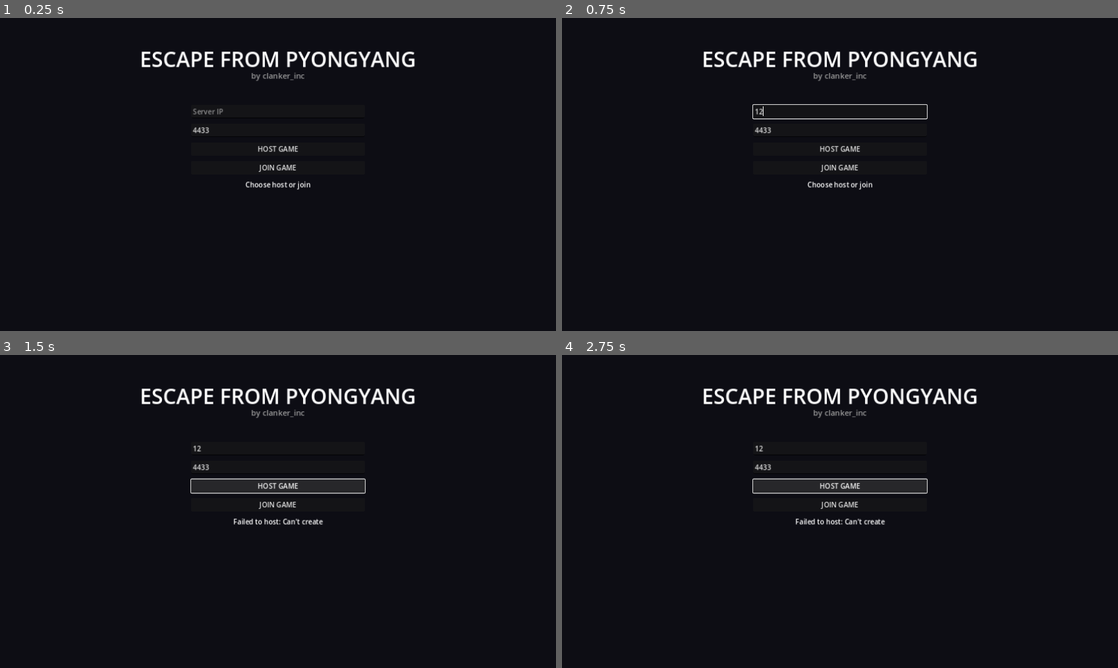
Above: before the commit, frames 1-4 (two rows, left to right).
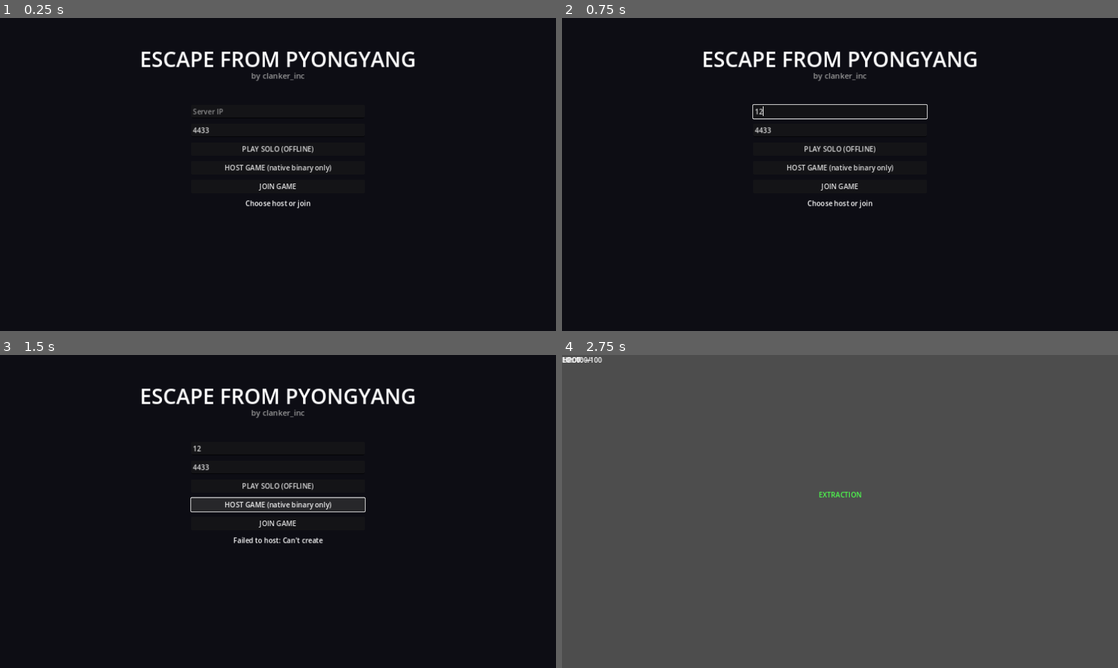
Above: after the commit, the same moments.

Repository: Gjdoalfnrxu/escape-from-pyongyang
Game: Godot game, scene res://scenes/lobby.tscn
Same seed, same stepped clock (60 frames per second), same inputs: the game is played once before the commit and once after it.
Inputs (mouse positions are in pixels of both pictures, inside the frame that each line leads up to):
- Up to frame 1 (0.25 s): no input
- Up to frame 2 (0.75 s): click (840, 111) at 0.52 s; type "12" at 0.6 s
- Up to frame 3 (1.5 s): click "HOST GAME" (after the commit: "HOST GAME (native binary only)") at 1.25 s
- Up to frame 4 (2.75 s): click (840, 486) at 2 s, where only the run after the commit has a clickable "PLAY SOLO (OFFLINE)"

The runs differ from the first frame. In frame 1, 0.7% of the frame differs, in the area x 40-60%, y 40-61%; in frame 2, 0.7%; in frame 3, 1.4%; in frame 4, 100%, in the area x 0-100%, y 0-100%.
Error after the commit: Invalid assignment of property or key 'wait_time' with value of type 'float' on a base object of type 'null instance'. (res://scripts/extraction_zone.gd:17)

Commit message:
Add solo/offline mode using OfflineMultiplayerPeer
Browsers can't open WebSocket server ports, so Host Game only works
from a native binary. Add Play Solo button that uses OfflineMultiplayerPeer
so the game is immediately playable in-browser without a server.

Co-Authored-By: Claude Sonnet 4.6 <noreply@anthropic.com>

Diff:
--- a/scenes/lobby.tscn
+++ b/scenes/lobby.tscn
@@ -48,8 +48,11 @@
 placeholder_text = "Port (default 4433)"
 text = "4433"
 
+[node name="SoloBtn" type="Button" parent="VBox"]
+text = "PLAY SOLO (OFFLINE)"
+
 [node name="HostBtn" type="Button" parent="VBox"]
-text = "HOST GAME"
+text = "HOST GAME (native binary only)"
 
 [node name="JoinBtn" type="Button" parent="VBox"]
 text = "JOIN GAME"
--- a/scripts/lobby.gd
+++ b/scripts/lobby.gd
@@ -8,6 +8,7 @@
 @onready var start_btn: Button = $VBox/StartBtn
 @onready var player_list: VBoxContainer = $VBox/PlayerList
 
+@onready var solo_btn: Button = $VBox/SoloBtn
 @onready var network: Node = $"/root/NetworkManager"
 
 
@@ -15,6 +16,7 @@
 	host_btn.pressed.connect(_on_host_pressed)
 	join_btn.pressed.connect(_on_join_pressed)
 	start_btn.pressed.connect(_on_start_pressed)
+	solo_btn.pressed.connect(_on_solo_pressed)
 	network.player_joined.connect(_refresh_player_list)
 	network.player_left.connect(_refresh_player_list)
 	network.game_started.connect(_on_game_started)
@@ -57,6 +59,14 @@
 	network.start_game.rpc()
 
 
+func _on_solo_pressed() -> void:
+	# Offline solo mode: use an OfflineMultiplayerPeer so RPCs work without a server
+	var offline := OfflineMultiplayerPeer.new()
+	multiplayer.multiplayer_peer = offline
+	network.players[1] = {"name": "Player_1", "ready": true}
+	get_tree().change_scene_to_file("res://scenes/level.tscn")
+
+
 func _on_game_started() -> void:
 	get_tree().change_scene_to_file("res://scenes/level.tscn")
 
